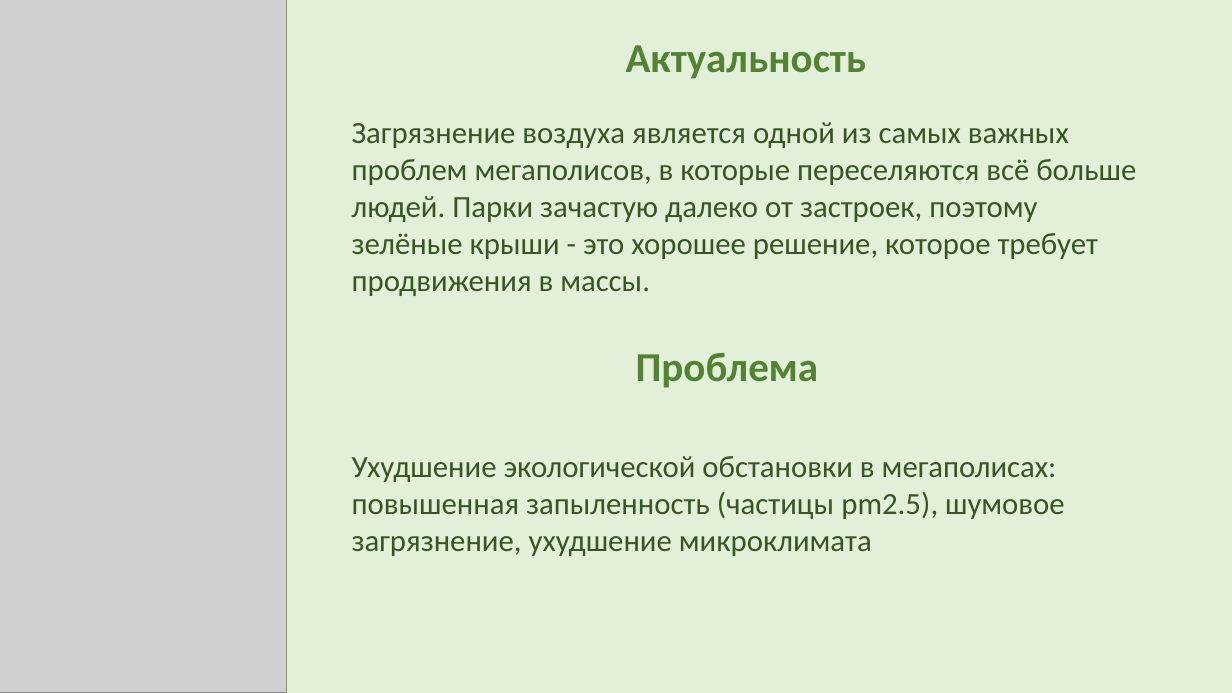
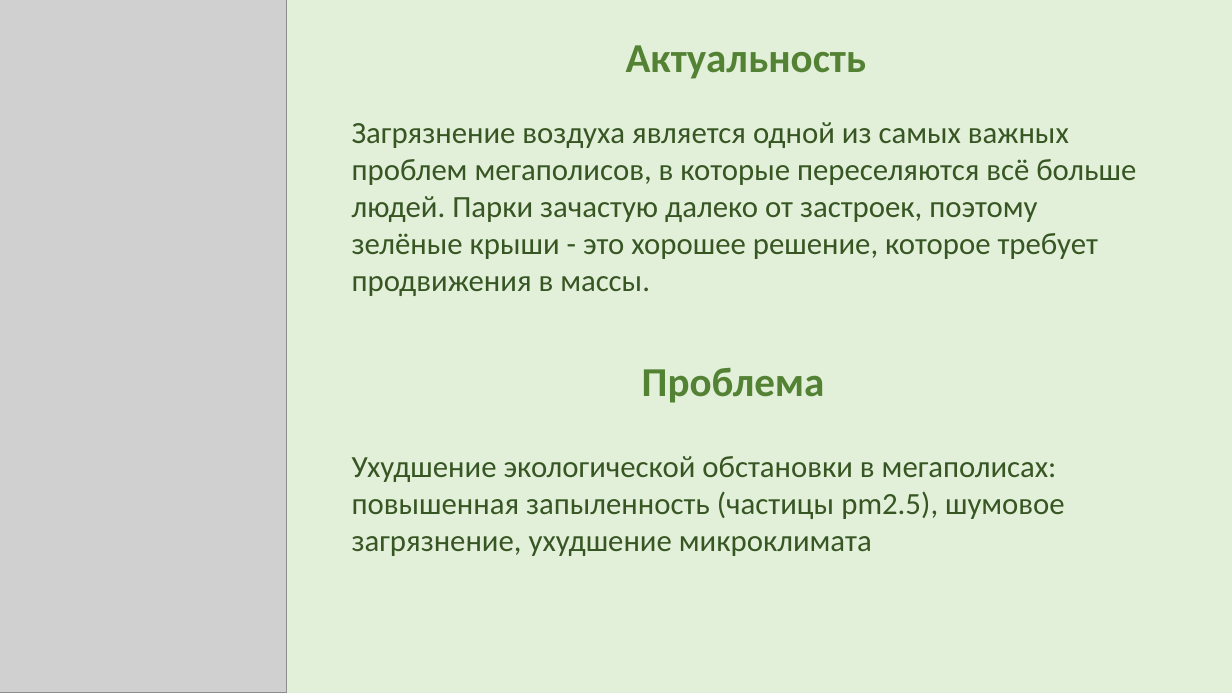
Before and after one commit to AkulinaDN/RoofPark, a slide deck: slide 2 of 10б Неумойчева презентация.pptm. Drawn at 1232x693 pixels with LibreOffice and Linux fonts; fonts in the diff are those of the drawing; grey boxes stand for pictures. Boxes give left, top, right and bottom in pixels: in the first picture for what was removed or moved away, otherwise in the second. Text is boxed around its words. In the diff, an @@ line names an element or a change of style, - is before the commit and + after.

```diff
--- a/10б Неумойчева презентация.pptm
+++ b/10б Неумойчева презентация.pptm
@@ text "Проблема": place and size @@
-text "Проблема" at bbox=[636, 353, 819, 388]
+text "Проблема" at bbox=[642, 368, 825, 403]
```
Also in this commit, not shown: 2 other slides changed, 2 other files.
